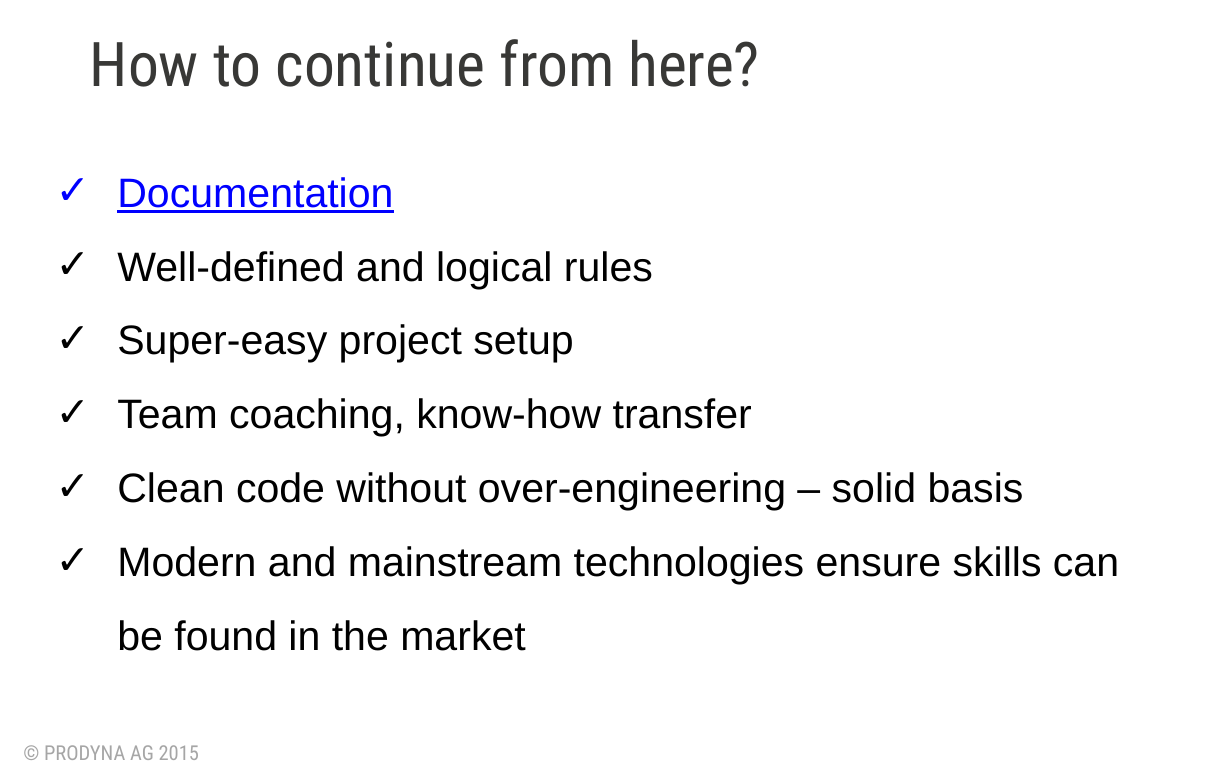
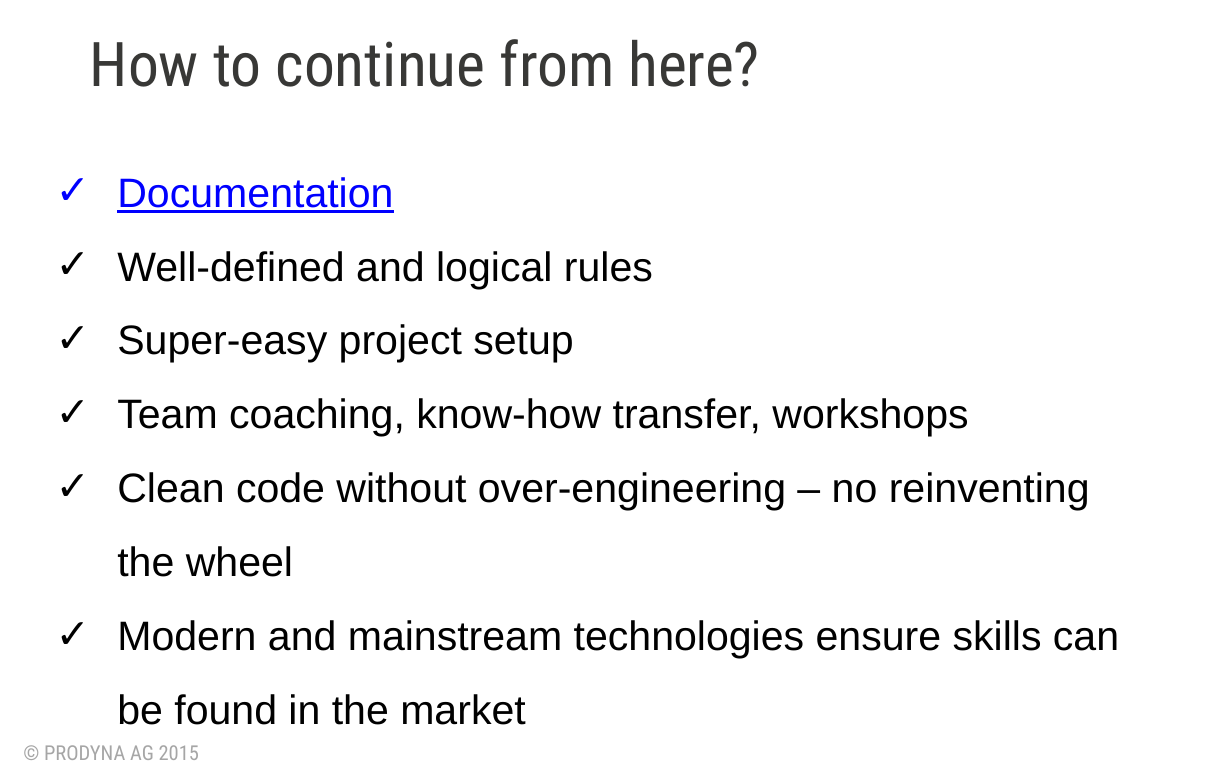
Before and after one commit to BGligorijevic/pac-slides, a slide deck: slide 20 of PAC-final-presentation.pptx (slide 15 before the commit). Drawn at 1232x770 pixels with LibreOffice and Linux fonts; fonts in the diff are those of the drawing; background and template pictures are left out. Boxes give left, top, right and bottom in pixels: in the first picture for what was removed or moved away, otherwise in the second. Text is boxed around its words. In the diff, an @@ line names an element or a change of style, - is before the commit and + after.

```diff
--- a/PAC-final-presentation.pptx
+++ b/PAC-final-presentation.pptx
@@ text at <box>117,398,1090,577</box>: text changed @@
-✓ Team coaching, know-how transfer
-✓ Clean code without over-engineering – solid basis
+✓ Team coaching, know-how transfer, workshops
+✓ Clean code without over-engineering – no reinventing the wheel
```
Also in this commit, not shown: 9 other slides changed, 4 slides added.
